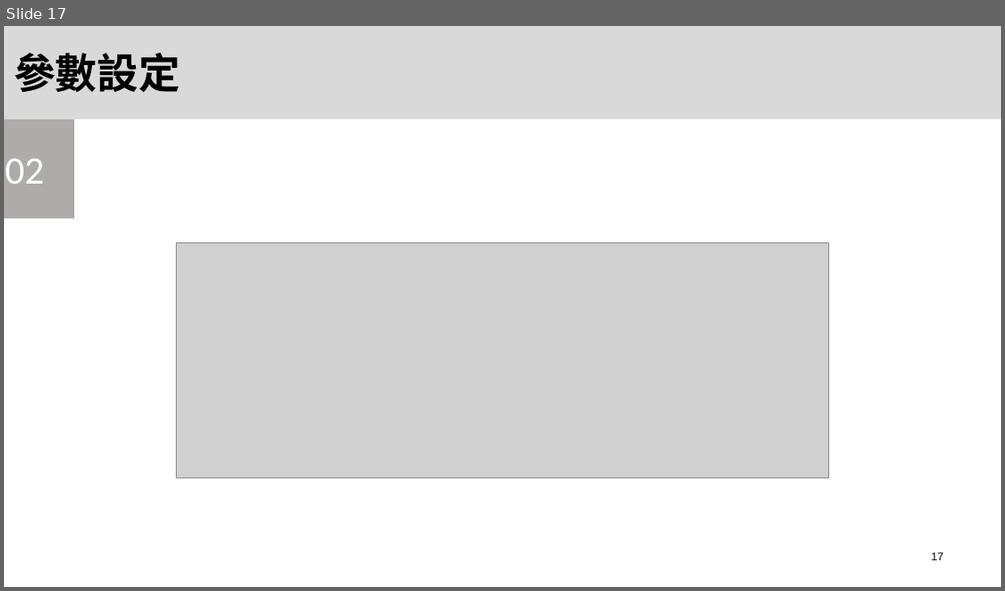
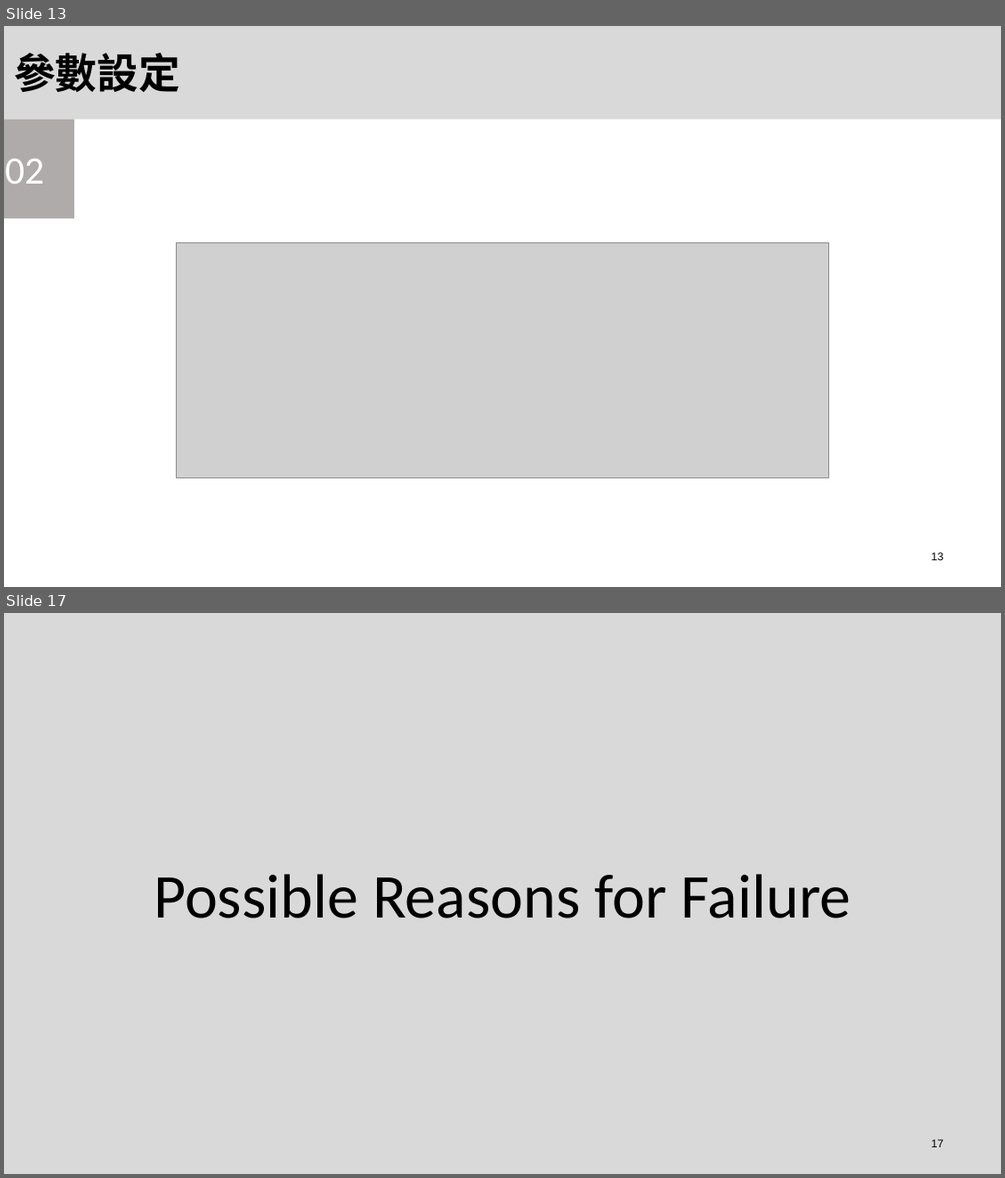
Before and after one commit to OYungShen/HardWare_Security_Final_project, a slide deck: Final.pptx. Shown one above the other, each under a label of ours: slide 17 before the commit, slides 13 and 17 after it; the slides between them are not shown. The pictures are 1005x591 and 1005x1178 pixels, drawn with LibreOffice and Linux fonts; fonts in the diff are those of the drawing; grey boxes stand for pictures. Boxes give left, top, right and bottom in pixels: in the first picture for what was removed or moved away, otherwise in the second. Text is boxed around its words. In the diff, an @@ line names an element or a change of style, - is before the commit and + after.

```diff
--- a/Final.pptx
+++ b/Final.pptx
@@ slide 17 added at bbox=[4, 613, 1001, 1174], background #FFFFFF @@
@@ rectangle added at bbox=[4, 613, 1001, 1174], fill #D9D9D9, 60 pt, text #000000 @@
+Possible Reasons for Failure
@@ page number added at bbox=[931, 1139, 944, 1147], 10.7 pt, text #000000 @@
+17
@@ what was slide 17 is now slide 13 @@
@@ page number at bbox=[931, 552, 944, 560]: text changed @@
-17
+13
```
Also in this commit, not shown: 9 slides changed, 26 other slides added, 3 slides removed, 5 other files.
